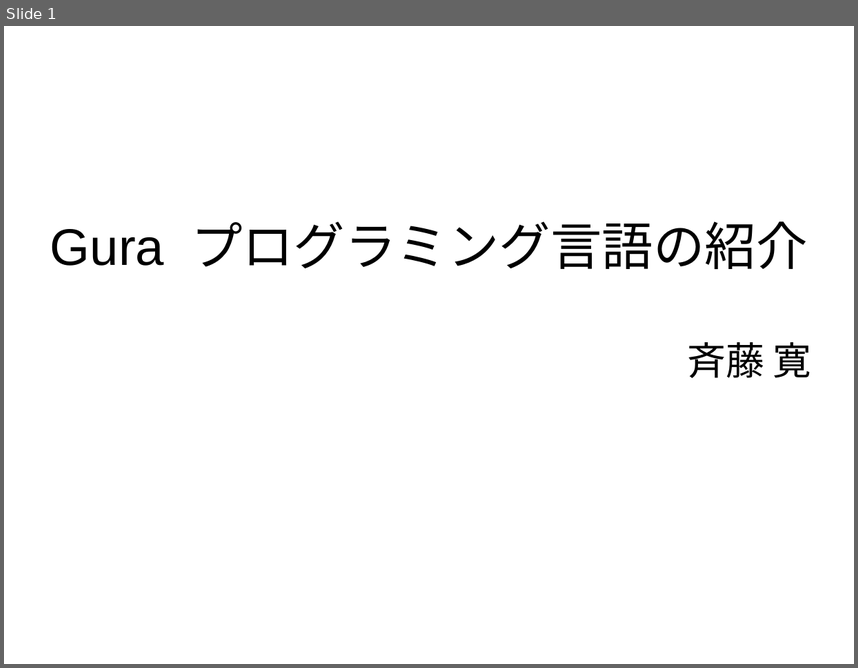
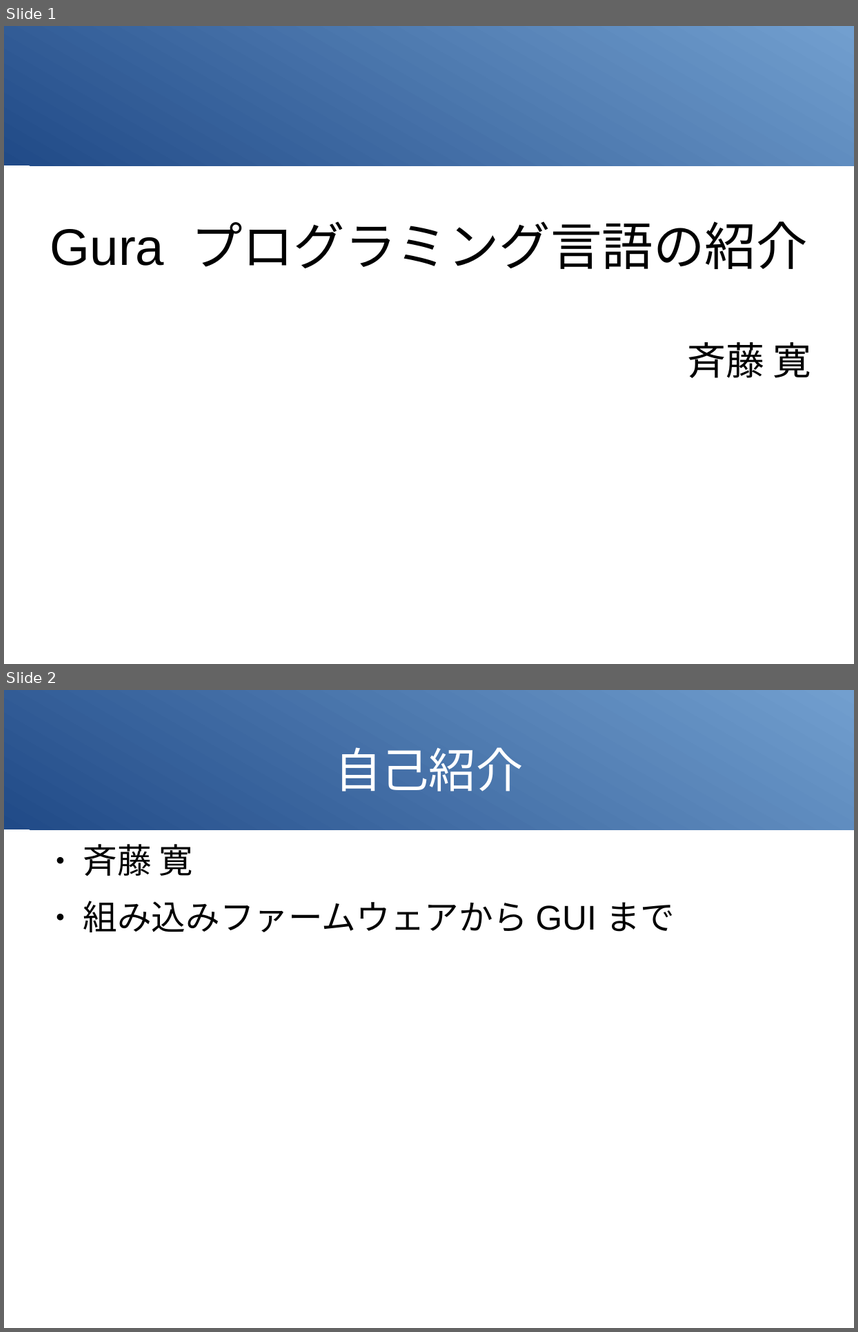
Before and after one commit to gura-lang/gura-doc, a slide deck: presentation/gura-intro.odp. Shown one above the other, each under a label of ours: slide 1 before the commit, slides 1 and 2 after it. The pictures are 858x668 and 858x1332 pixels, drawn with LibreOffice and Linux fonts; fonts in the diff are those of the drawing; background and template pictures are left out. Boxes give left, top, right and bottom in pixels: in the first picture for what was removed or moved away, otherwise in the second. Text is boxed around its words. In the diff, an @@ line names an element or a change of style, - is before the commit and + after.

```diff
--- a/presentation/gura-intro.odp
+++ b/presentation/gura-intro.odp
@@ slide 2 added at (x1=4, y1=690, x2=854, y2=1328), background #FFFFFF; not listed: 1 template element that a slide beside it also shows @@
@@ title added at (x1=335, y1=747, x2=523, y2=791), 44 pt, text #FFFFFF @@
+自己紹介
@@ text added at (x1=83, y1=844, x2=675, y2=932), 32 pt, text #000000 @@
+● 斉藤 寛
+● 組み込みファームウェアから GUI まで
@@ slide 1 changed as well @@
@@ rectangle added at (x1=4, y1=26, x2=854, y2=165), fill gradient #204A87 to #729FCF @@
```
Also in this commit, not shown: 13 other slides added, 2 slides removed.
